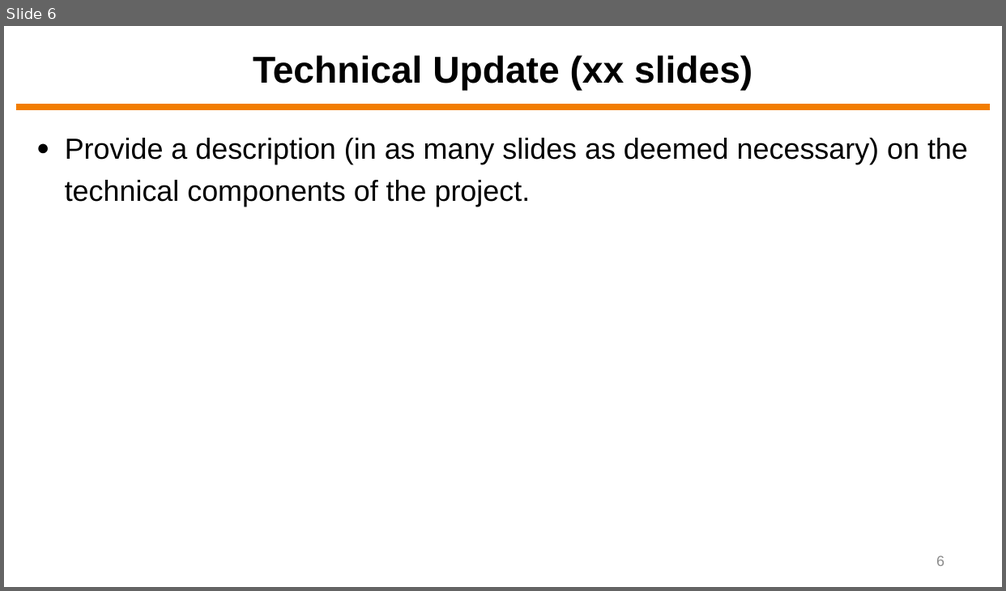
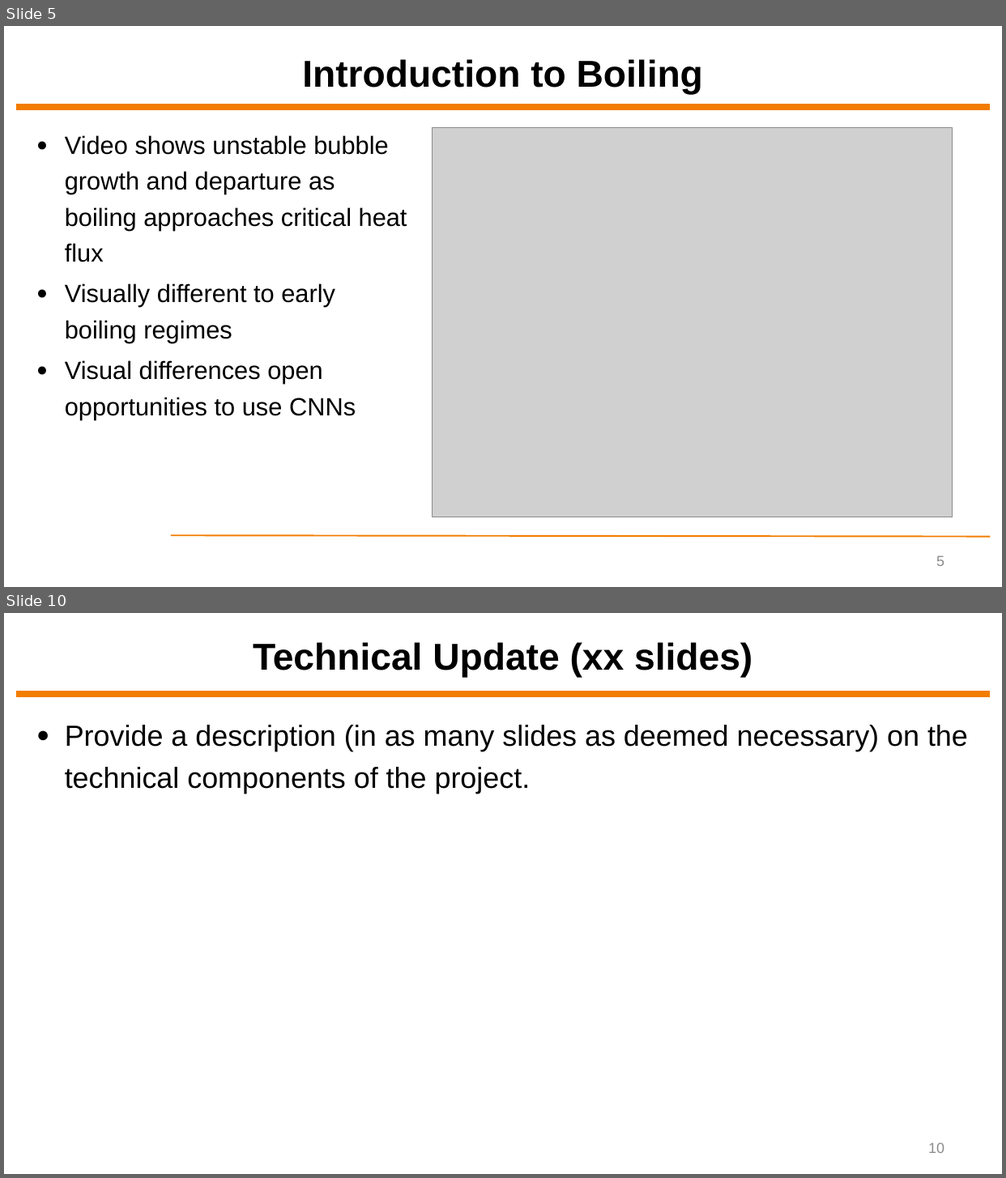
Before and after one commit to ytrivedi315/Final-Project-Yash-Trivedi, a slide deck: Final Presentation/ECEN5743 Final Project Presentation - YT.pptx. Shown one above the other, each under a label of ours: slide 6 before the commit, slides 5 and 10 after it; the slides between them are not shown. The pictures are 1006x591 and 1006x1178 pixels, drawn with LibreOffice and Linux fonts; fonts in the diff are those of the drawing; grey boxes stand for pictures; background and template pictures are left out. Boxes give left, top, right and bottom in pixels: in the first picture for what was removed or moved away, otherwise in the second. Text is boxed around its words. In the diff, an @@ line names an element or a change of style, - is before the commit and + after.

```diff
--- a/Final Presentation/ECEN5743 Final Project Presentation - YT.pptx
+++ b/Final Presentation/ECEN5743 Final Project Presentation - YT.pptx
@@ slide 5 added at [4, 26, 1002, 587], background #FFFFFF; not listed: 1 template element that a slide beside it also shows @@
@@ title added at [302, 59, 703, 94], 36 pt, text #000000, bold @@
+Introduction to Boiling
@@ text added at [65, 135, 407, 420], 24 pt, text #000000 @@
+● Video shows unstable bubble growth and departure as boiling approaches critical heat flux
+● Visually different to early boiling regimes
+● Visual differences open opportunities to use CNNs
@@ picture added at [432, 128, 952, 518] @@
@@ line added from (171, 535) to (990, 536), #F27D00 1.5 pt @@
@@ page number added at [936, 556, 944, 566], 14 pt, text #8C8C8C @@
+5
@@ what was slide 6 is now slide 10 @@
@@ page number at [928, 1143, 944, 1153]: text changed @@
-6
+10
```
Also in this commit, not shown: 8 other slides added, 10 slides removed, 11 other files.
